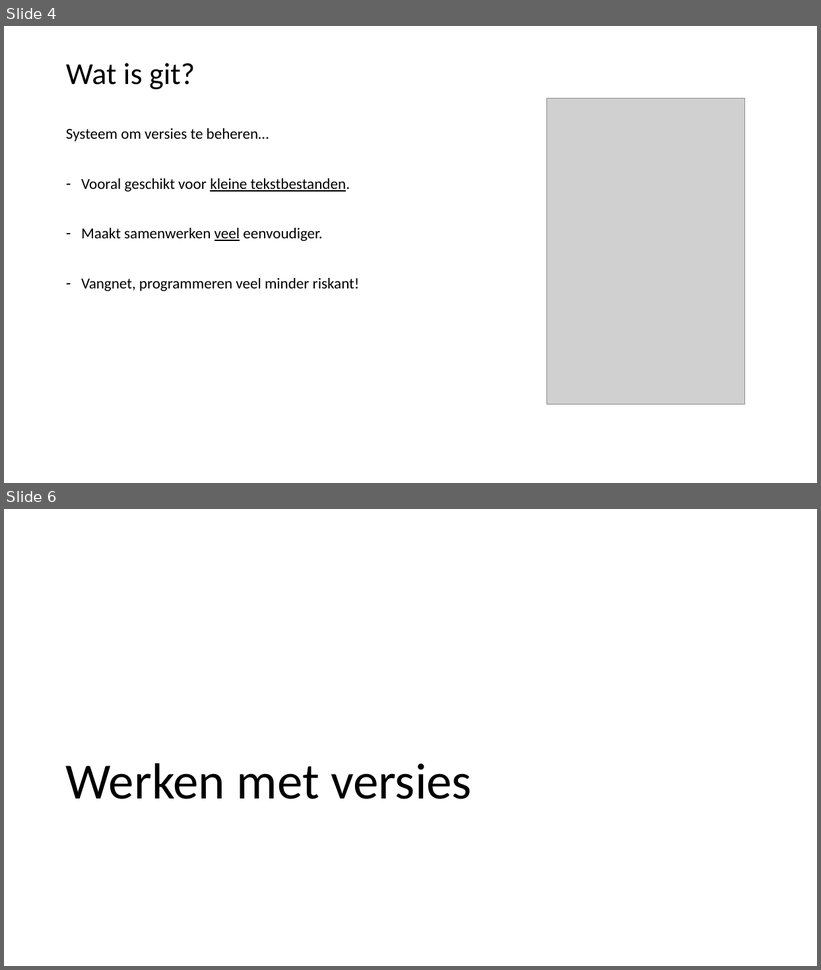
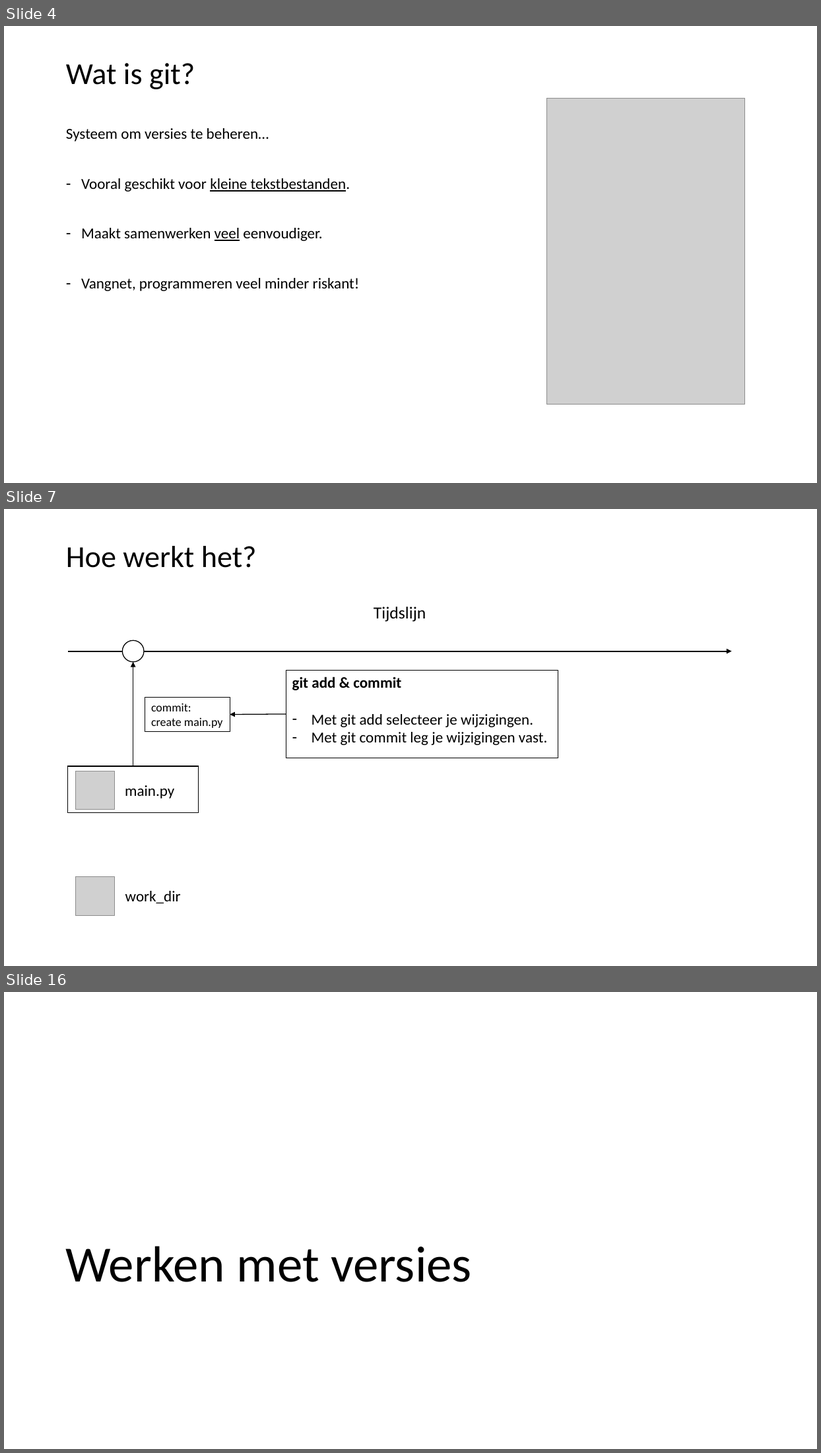
Before and after one commit to LFKoning/knowledge-sharing, a slide deck: git/1_basics/git_basic.pptx. Shown one above the other, each under a label of ours: slides 4 and 6 before the commit, slides 4, 7 and 16 after it; the slides between them are not shown. The pictures are 821x970 and 821x1453 pixels, drawn with LibreOffice and Linux fonts; fonts in the diff are those of the drawing; grey boxes stand for pictures. Boxes give left, top, right and bottom in pixels: in the first picture for what was removed or moved away, otherwise in the second. Text is boxed around its words. In the diff, an @@ line names an element or a change of style, - is before the commit and + after.

```diff
--- a/git/1_basics/git_basic.pptx
+++ b/git/1_basics/git_basic.pptx
@@ slide 7 added at (4, 509, 817, 966), background #FFFFFF @@
@@ title added at (66, 546, 257, 568), 36 pt, text #000000 @@
+Hoe werkt het?
@@ text added at (374, 607, 426, 622), 20 pt, text #000000 @@
+Tijdslijn
@@ ellipse added at (122, 641, 144, 662), fill #FFFFFF, outline #000000 1 pt @@
@@ arrow added from (68, 651) to (732, 651), #000000 1.5 pt @@
@@ arrow added from (133, 766) to (133, 662), #000000 1 pt @@
@@ rectangle added at (286, 670, 558, 758), outline #000000 0.75 pt, 18 pt, text #000000 @@
+git add & commit
+– Met git add selecteer je wijzigingen.
+– Met git commit leg je wijzigingen vast.
@@ rectangle added at (145, 698, 230, 732), outline #000000 0.75 pt, 14 pt, text #000000 @@
+commit:
+create main.py
@@ arrow added from (286, 714) to (230, 714), #000000 1 pt @@
@@ rectangle added at (68, 766, 199, 813), outline #000000 1 pt @@
@@ picture added at (76, 771, 114, 810) @@
@@ text added at (125, 786, 174, 799), 18 pt, text #000000 @@
+main.py
@@ picture added at (76, 877, 114, 916) @@
@@ text added at (125, 891, 181, 904), 18 pt, text #000000 @@
+work_dir
@@ what was slide 6 is now slide 16 @@
```
Also in this commit, not shown: 1 slide changed, 9 other slides added.
